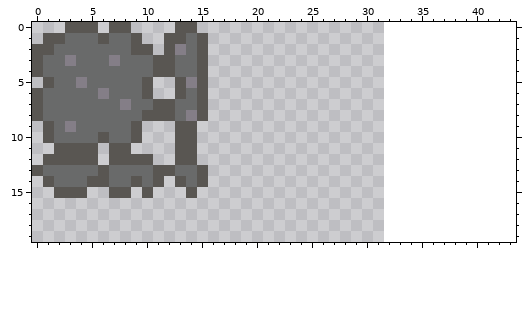
One commit to this pixel-art sprite: Spaceship/asteroid-tile.png. The picture above was drawn from the file before the commit.
The file is 32x24 pixels. The old version is drawn lined up with the new one, on the new canvas.
Now the later version:
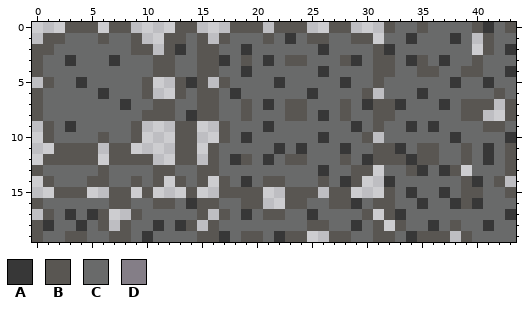
Palette (. is transparent): A #373737  B #595652  C #696a6a  D #847e87
Commit: Update ttile based asteroid
Change:
canvas 32x24 -> 44x20 (the part of the old canvas that was cut away was empty and is not shown)
Changed rows in their new state; - is an unchanged pixel.
first column x 0:
 0 ------------------BBB-BBB--BB---BCCBCCCCBACB
 1 -----------------BCCCBCACBBCCBB-CCACCCAC-BCC
 2 -------------A--BCCACCCCCCACCCCBACCCCCCC-BCA
 3 ---A---A--------BACBCACBBCCCBACBBCABCACCBCCC
 4 ----------------BCCACCCCCCACCCCBBCCBBCCBBCCA
 5 ----A---------A--BCCCCACCCCCACCBCCCCCCACCACC
 6 ------A---------BCACCCCCCACCCCB-CCCACCCCCCBC
 7 --------A-------BCCBCACBBCCCBCABBACCCACBBB-B
 8 --------------A-BCCBCCCBBCACBCCBBCCCCCCBB--B
 9 ---A-------------BCCCACCCCCCCACBCCACACCCCBBC
10 -----------------BCACCCCCCACCCB-CCCCCCACCCCA
11 ----------------BCCCCCACACCCACCBBACBBCCBCACB
12 ----------------BCABCACBBCCCBCABBBABBCCBCACB
13 ----------------BCCCCCCCCCACCBB-CCBACAB-CCCB
14 -----------------BCACBBCCCBCAB--ACCCCCCBACB-
15 -----------------BBBB--BBB-BB---BCACCACBBCCB
16 BCCCCCCBBCCBBCABBCCBB--BBCCBBACBBCCACCABACCC
17 -BCACAB--BCCCCCB-BCACBBCCACCCCB-BACCCCCCCCCA
18 BACCACB-BCCACAB-BCCCCCCCCBBCCACB-BCCACBCCACC
19 BCCBBCCBBCACCCCBBACBBCABB--BBCCBBCABBB-BCCCC
Where, in picture pixels (left, top, right, bottom), the same in both pictures:
changed: (32, 22, 516, 242)
